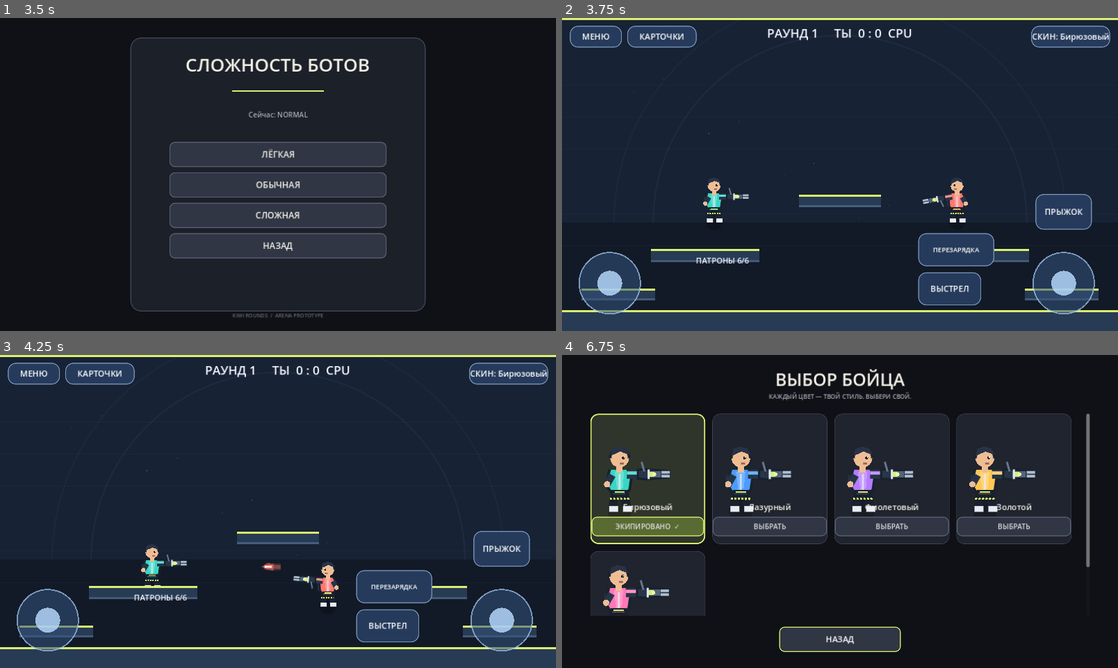
Above: before the commit, frames 1-4 (two rows, left to right).
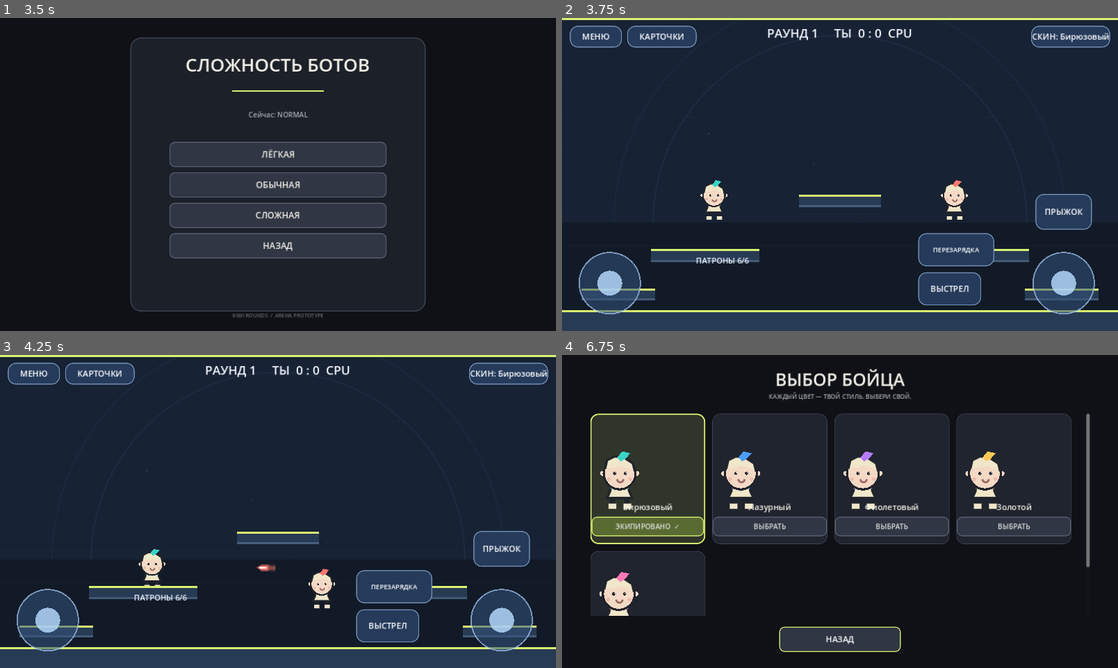
Above: after the commit, the same moments.

Repository: loslam-del/Kiwi-rounds
Game: Godot game, scene res://scenes/main.tscn
Same seed, same stepped clock (60 frames per second), same inputs: the game is played once before the commit and once after it.
Inputs (mouse positions are in pixels of both pictures, inside the frame that each line leads up to):
- Up to frame 1 (3.5 s): click "ИГРАТЬ" at 0.5 s; click "ОНЛАЙН — ПОЗЖЕ" at 1.25 s; click "НАЗАД" at 2 s; click "ПРОТИВ БОТОВ" at 2.75 s
- Up to frame 2 (3.75 s): click "ЛЁГКАЯ" at 3.5 s
- Up to frame 3 (4.25 s): no input
- Up to frame 4 (6.75 s): click "СКИН: Бирюзовый" at 4.25 s; move the mouse to (962, 495) at 5.02 s; hold D 5.03-5.75 s; hold J 5.03-5.75 s; click (962, 495) at 5.17 s; tap Space at 5.27 s; drag from (728, 527) to (812, 574) at 5.77 s; click "ЭКИПИРОВАНО ✓" at 6.5 s

Frame 1 is identical in both runs. In frame 2, 0.8% of the frame differs, in the area x 24-73%, y 51-66%; in frame 3, 0.9%; in frame 4, 4.4%, in the area x 6-86%, y 29-84%.

Commit message:
Redesign Kiwi avatar and improve platform fighter movement

Diff:
--- a/scripts/player.gd
+++ b/scripts/player.gd
@@ -8,14 +8,14 @@
 @export var is_bot := false
 @export var body_color := Color("#39d6c5")
 
-const GRAVITY := 1680.0
-const JUMP_SPEED := -690.0
+const GRAVITY := 1420.0
+const JUMP_SPEED := -715.0
 const BASE_SPEED := 430.0
-const GROUND_ACCEL := 2550.0
-const AIR_ACCEL := 1120.0
-const GROUND_FRICTION := 2050.0
-const AIR_DRAG := 120.0
-const MAX_FALL_SPEED := 1120.0
+const GROUND_ACCEL := 2850.0
+const AIR_ACCEL := 1450.0
+const GROUND_FRICTION := 2350.0
+const AIR_DRAG := 55.0
+const MAX_FALL_SPEED := 1380.0
 const COYOTE_TIME := 0.105
 const JUMP_BUFFER_TIME := 0.13
 const WALL_JUMP_X := 475.0
@@ -53,6 +53,7 @@
 var hit_flash := 0.0
 var hitstun_timer := 0.0
 var bot_jump_hold_timer := 0.0
+var air_jumps_left := 1
 
 func _ready() -> void:
     collision_layer = 1
@@ -102,6 +103,7 @@
         facing = signf(move_input)
     if is_on_floor():
         coyote_timer = COYOTE_TIME
+        air_jumps_left = 1
     else:
         coyote_timer = maxf(0.0, coyote_timer - delta)
     var jump_released := jump_was_held and not jump_held
@@ -137,6 +139,11 @@
         coyote_timer = 0.0
         wall_jump_lock = 0.16
         jump_hold_timer = 0.12
+    elif jump_buffer_timer > 0.0 and air_jumps_left > 0 and not is_on_floor():
+        velocity.y = jump_speed * 0.86
+        air_jumps_left -= 1
+        jump_buffer_timer = 0.0
+        jump_hold_timer = 0.13
     if jump_held and jump_hold_timer > 0.0 and velocity.y < 0.0:
         velocity.y -= 980.0 * delta
         jump_hold_timer = maxf(0.0, jump_hold_timer - delta)
@@ -282,72 +289,81 @@
     hit_flash = 0.0
     hitstun_timer = 0.0
     bot_jump_hold_timer = 0.0
+    air_jumps_left = 1
 
 func _draw() -> void:
     var grounded := is_on_floor()
-    var moving := absf(velocity.x) > 35.0 and grounded
-    var stride := sin(animation_time) * 9.0 if moving else 0.0
-    var bob := absf(sin(animation_time * 2.0)) * 2.0 if moving else 0.0
+    var moving := absf(velocity.x) > 30.0 and grounded
+    var stride := sin(animation_time) * 10.0 if moving else 0.0
+    var bob := absf(sin(animation_time * 2.0)) * 2.8 if moving else 0.0
+    var body_center := Vector2(0.0,-8.0+bob)
+    var outline := Color("#20232b")
+    var hair := Color("#f0e6c9")
+    var hair_shadow := Color("#c9bd9e")
+    var green := body_color
+    var skin := Color("#f4d9c5")
+
+    # Noodle legs: deliberately simple and elastic, like an arena fighter.
+    var hip_left := Vector2(-9.0,13.0+bob)
+    var hip_right := Vector2(9.0,13.0+bob)
+    var foot_left := Vector2(-12.0+stride,43.0)
+    var foot_right := Vector2(12.0-stride,43.0)
+    draw_line(hip_left,foot_left,outline,7.0,true)
+    draw_line(hip_right,foot_right,outline,7.0,true)
+    draw_line(foot_left+Vector2(-5,1),foot_left+Vector2(6,1),hair,7.0,true)
+    draw_line(foot_right+Vector2(-5,1),foot_right+Vector2(6,1),hair,7.0,true)
+
+    # Small dress-like body with a green waist ribbon.
+    draw_colored_polygon(PackedVector2Array([
+        Vector2(-12,-2+bob),Vector2(12,-2+bob),Vector2(15,20+bob),
+        Vector2(20,31+bob),Vector2(-20,31+bob),Vector2(-15,20+bob)
+    ]),hair)
+    draw_polyline(PackedVector2Array([
+        Vector2(-12,-2+bob),Vector2(12,-2+bob),Vector2(15,20+bob),
+        Vector2(20,31+bob),Vector2(-20,31+bob),Vector2(-15,20+bob),
+        Vector2(-12,-2+bob)
+    ]),outline,2.5,true)
+    draw_line(Vector2(-14,13+bob),Vector2(14,13+bob),green,5.0,true)
+    draw_colored_polygon(PackedVector2Array([
+        Vector2(0,10+bob),Vector2(7,15+bob),Vector2(0,20+bob),Vector2(-7,15+bob)
+    ]),green)
+
+    # Loose noodle arms swing with movement.
+    var swing := sin(animation_time)*5.0 if moving else 0.0
+    var shoulder_left := Vector2(-13,-1+bob)
+    var shoulder_right := Vector2(13,-1+bob)
+    var hand_left := Vector2(-27-swing,-8+bob)
+    var hand_right := Vector2(27+swing,-8+bob)
+    draw_line(shoulder_left,hand_left,outline,6.0,true)
+    draw_line(shoulder_right,hand_right,outline,6.0,true)
+    draw_circle(hand_left,4.0,skin)
+    draw_circle(hand_right,4.0,skin)
+
+    # Round Kiwi face, cream fringe, green leaf pin and bold outline.
+    draw_circle(body_center,27.0,outline)
+    draw_circle(body_center,23.5,skin)
+    draw_colored_polygon(PackedVector2Array([
+        Vector2(-23,-16+bob),Vector2(-20,-29+bob),Vector2(-8,-35+bob),
+        Vector2(7,-33+bob),Vector2(21,-24+bob),Vector2(24,-12+bob),
+        Vector2(13,-17+bob),Vector2(2,-20+bob),Vector2(-9,-17+bob)
+    ]),hair)
+    draw_polyline(PackedVector2Array([
+        Vector2(-23,-16+bob),Vector2(-20,-29+bob),Vector2(-8,-35+bob),
+        Vector2(7,-33+bob),Vector2(21,-24+bob),Vector2(24,-12+bob)
+    ]),outline,2.4,true)
+    draw_colored_polygon(PackedVector2Array([
+        Vector2(-4,-33+bob),Vector2(4,-43+bob),Vector2(17,-40+bob),
+        Vector2(9,-31+bob),Vector2(2,-27+bob)
+    ]),green)
+    draw_circle(Vector2(-8,-8+bob),2.5,outline)
+    draw_circle(Vector2(9,-8+bob),2.5,outline)
+    draw_circle(Vector2(-7,-9+bob),0.8,Color.WHITE)
+    draw_circle(Vector2(10,-9+bob),0.8,Color.WHITE)
+    draw_arc(Vector2(1,1+bob),5.0,0.15,PI-0.15,16,Color("#9a655d"),1.8,true)
+    draw_circle(Vector2(-17,1+bob),3.0,Color("#eaa59c",0.55))
+    draw_circle(Vector2(17,1+bob),3.0,Color("#eaa59c",0.55))
+
     if hit_flash > 0.0:
-        draw_circle(Vector2(0,-8),37.0,Color(1.0,0.32,0.28,hit_flash*0.8))
-    var skin := Color("#efbd94")
-    var outline := Color("#18212d")
-    var suit := body_color
-    draw_circle(Vector2(0,48),19.0,Color(0.0,0.0,0.0,0.22))
-    var left_foot := Vector2(-11.0 + stride,43.0)
-    var right_foot := Vector2(11.0 - stride,43.0)
-    draw_line(Vector2(-7,13+bob),left_foot,outline,12.0,true)
-    draw_line(Vector2(7,13+bob),right_foot,outline,12.0,true)
-    draw_line(left_foot+Vector2(-5,2),left_foot+Vector2(8,2),Color("#e8edf5"),8.0,true)
-    draw_line(right_foot+Vector2(-5,2),right_foot+Vector2(8,2),Color("#e8edf5"),8.0,true)
-    draw_colored_polygon(PackedVector2Array([Vector2(-15,-12),Vector2(-23,-8),Vector2(-23,12),Vector2(-14,18)]),Color("#273344"))
-    draw_colored_polygon(PackedVector2Array([Vector2(-16,-17),Vector2(13,-17),Vector2(19,-7),Vector2(16,14),Vector2(10,23),Vector2(-11,23),Vector2(-18,12),Vector2(-19,-5)]),suit)
-    draw_polyline(PackedVector2Array([Vector2(-16,-17),Vector2(-19,-5),Vector2(-18,12),Vector2(-11,23),Vector2(10,23),Vector2(16,14),Vector2(19,-7),Vector2(13,-17)]),outline,3.0,true)
-    draw_colored_polygon(PackedVector2Array([Vector2(-8,-14),Vector2(7,-14),Vector2(5,12),Vector2(-4,15)]),suit.lightened(0.23))
-    draw_line(Vector2(0,-10),Vector2(0,16),Color("#e8edf5",0.7),2.0,true)
-    draw_rect(Rect2(-13,15,26,5),outline)
-    draw_rect(Rect2(-8,17,16,2),Color("#d9ef70"))
-    draw_rect(Rect2(-5,-25,10,12),skin)
-    draw_circle(Vector2(0,-36-bob),15.0,skin)
-    draw_arc(Vector2(0,-36-bob),15.0,PI,TAU,28,outline,3.0,true)
-    draw_colored_polygon(PackedVector2Array([Vector2(-15,-39-bob),Vector2(-12,-50-bob),Vector2(-2,-54-bob),Vector2(10,-51-bob),Vector2(16,-41-bob),Vector2(9,-43-bob),Vector2(1,-46-bob),Vector2(-8,-42-bob)]),Color("#283247"))
-    draw_circle(Vector2(facing*6,-36-bob),2.4,outline)
-    draw_circle(Vector2(facing*7,-37-bob),0.9,Color.WHITE)
-    draw_line(Vector2(facing,-27-bob),Vector2(facing*6,-27-bob),Color("#9b5e55"),1.7,true)
-    var aim := aim_input.normalized()
-    if aim == Vector2.ZERO:
-        aim = Vector2(facing,0.0)
-    var side := Vector2(-aim.y,aim.x)
-    var shoulder := Vector2(facing*12,-10)
-    var back_shoulder := Vector2(-facing*12,-8)
-    draw_line(back_shoulder,back_shoulder+Vector2(-facing*8,14),Color("#263448"),10.0,true)
-    draw_circle(back_shoulder+Vector2(-facing*8,14),5.0,skin)
-    var hand := shoulder + aim*(25.0-recoil_kick*0.3)
-    draw_line(shoulder,hand,Color("#263448"),13.0,true)
-    draw_line(shoulder+Vector2(0,-2),hand+Vector2(0,-2),suit.lightened(0.2),4.0,true)
-    draw_circle(hand,6.0,skin)
-    var gun_origin := hand + aim*5.0
-    var gun_back := gun_origin - aim*13.0
-    var barrel_end := gun_origin + aim*37.0
-    var casing := PackedVector2Array([gun_back+side*7.0,gun_origin+side*8.0,barrel_end+side*5.0,barrel_end-side*5.0,gun_origin-side*8.0,gun_back-side*7.0])
-    draw_colored_polygon(casing,Color("#293647"))
-    draw_polyline(PackedVector2Array([casing[0],casing[1],casing[2],casing[3],casing[4],casing[5],casing[0]]),outline,2.2,true)
-    draw_colored_polygon(PackedVector2Array([gun_origin+side*5.0+aim*2.0,gun_origin+side*5.0+aim*23.0,gun_origin-side*5.0+aim*23.0,gun_origin-side*5.0+aim*2.0]),Color("#53657b"))
-    draw_line(gun_origin+aim*25.0+side*3.0,barrel_end+side*3.0,Color("#aebed0"),3.0,true)
-    draw_line(gun_origin+aim*25.0-side*3.0,barrel_end-side*3.0,Color("#aebed0"),3.0,true)
-    draw_colored_polygon(PackedVector2Array([gun_origin+aim*5.0+side*4.0,gun_origin+aim*13.0+side*4.0,gun_origin+aim*13.0-side*4.0,gun_origin+aim*5.0-side*4.0]),Color("#d9ef70"))
-    draw_line(gun_origin+aim*4.0+side*7.0,gun_origin+aim*4.0-side*7.0,Color("#dce8f5"),2.0,true)
-    var grip_start := gun_origin-aim*3.0-side*5.0
-    var grip_end := grip_start-aim*4.0-side*14.0
-    draw_colored_polygon(PackedVector2Array([grip_start,grip_start+side*7.0,grip_end+side*5.0,grip_end]),Color("#202a38"))
-    draw_line(grip_start,grip_end,Color("#65778d"),2.0,true)
-    draw_circle(gun_origin+aim*13.0,3.0,Color("#eaf6ad"))
-    if muzzle_flash > 0.0:
-        var flash_center := barrel_end+aim*7.0
-        draw_colored_polygon(PackedVector2Array([flash_center+aim*14.0,flash_center+side*5.0,flash_center-aim*3.0,flash_center-side*5.0]),Color("#f7ed9c",clampf(muzzle_flash/0.075,0.0,1.0)))
-        draw_circle(flash_center,5.0,Color("#ffffff",clampf(muzzle_flash/0.075,0.0,1.0)))
-    for i in range(magazine_size):
-        var pip_color := Color("#d9ef70") if i < ammo else Color("#505b6c")
-        draw_circle(Vector2(-14.0+float(i)*5.5,29.0),1.9,pip_color)
+        draw_circle(body_center,31.0,Color(1.0,0.35,0.28,hit_flash*0.35))
     if reload_visual > 0.0:
-        draw_arc(Vector2(0,-36-bob),21.0,-PI/2.0,-PI/2.0+TAU*(1.0-reload_visual),32,Color("#d9ef70"),3.0,true)
+        draw_arc(body_center,32.0,-PI/2.0,-PI/2.0+TAU*(1.0-reload_visual),32,green,3.0,true)
